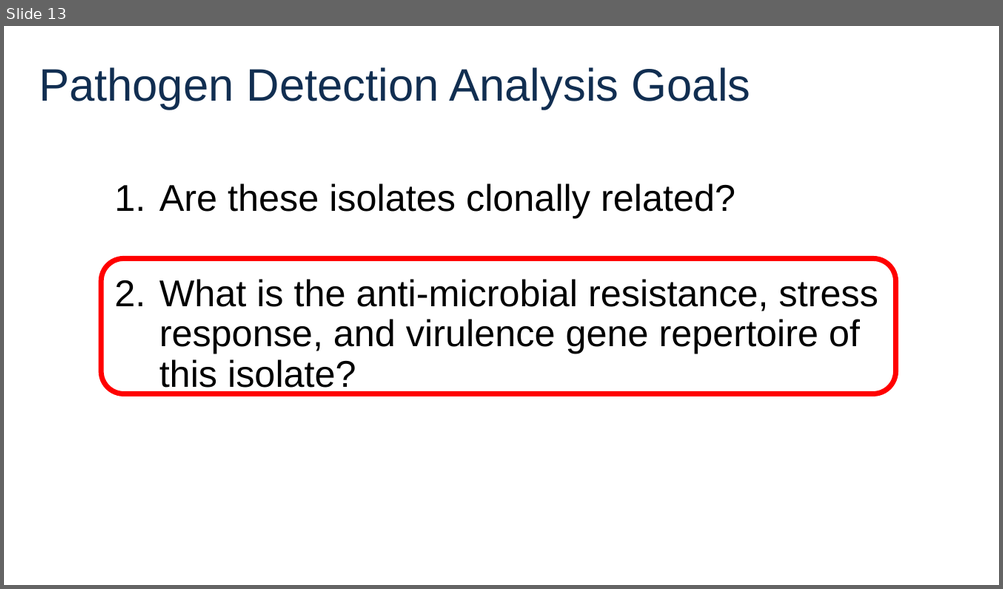
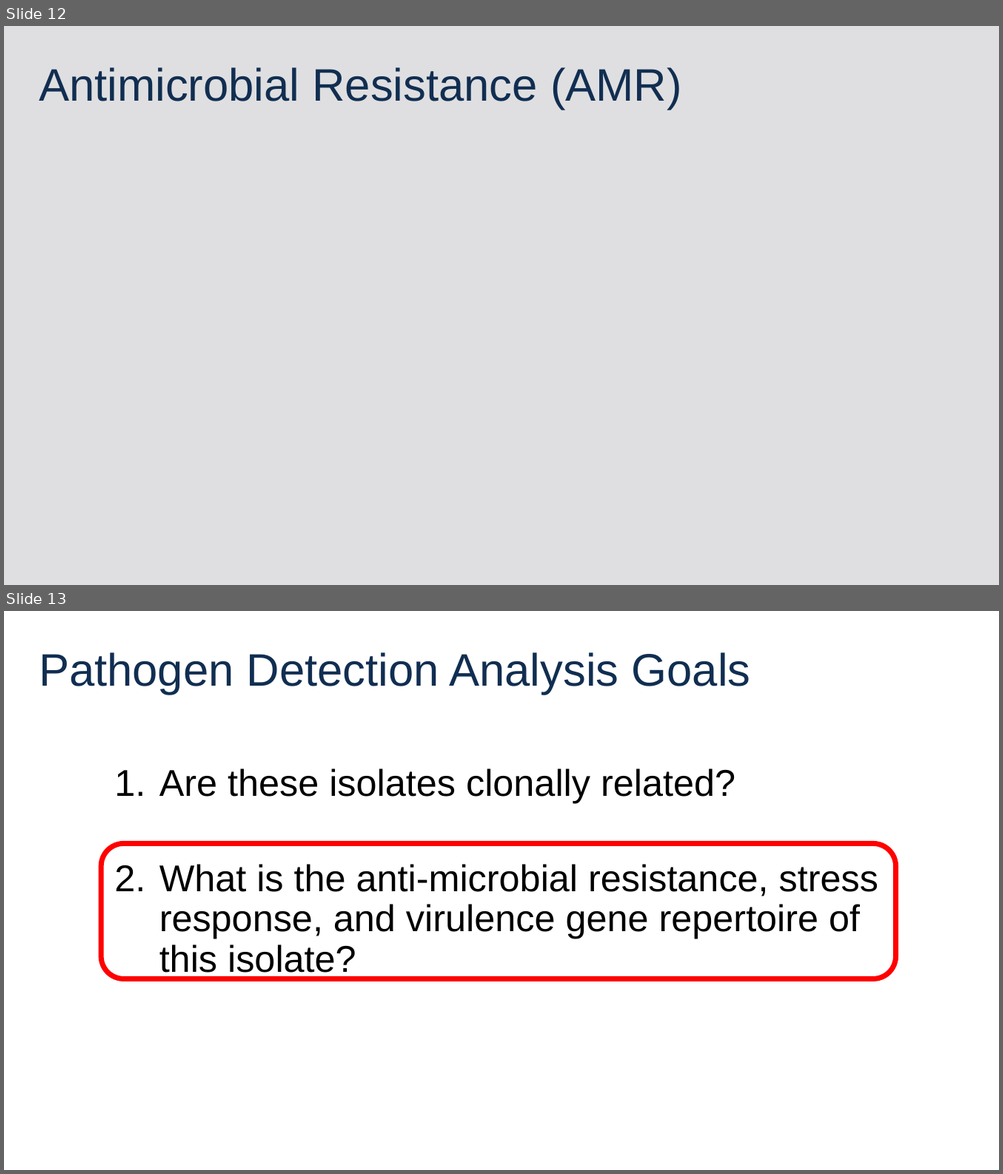
Before and after one commit to ncbi/workshop-asm-big-2026, a slide deck: bacterial_pathogens.pptx. Shown one above the other, each under a label of ours: slide 13 before the commit, slides 12 and 13 after it. The pictures are 1003x589 and 1003x1174 pixels, drawn with LibreOffice and Linux fonts; fonts in the diff are those of the drawing; background and template pictures are left out. Boxes give left, top, right and bottom in pixels: in the first picture for what was removed or moved away, otherwise in the second. Text is boxed around its words. In the diff, an @@ line names an element or a change of style, - is before the commit and + after.

```diff
--- a/bacterial_pathogens.pptx
+++ b/bacterial_pathogens.pptx
@@ slide 12 added at box(4, 26, 999, 585), background #DFDFE1 @@
@@ title added at box(39, 67, 682, 110), 44 pt, text #112E51 @@
+Antimicrobial Resistance (AMR)
```
Also in this commit, not shown: 5 slides changed, 1 other slide added, 2 slides removed.
